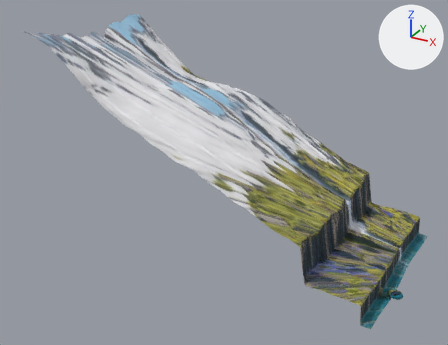
Renders of the glTF model src/assets/painted/cliffs.glb from each side of a commit.
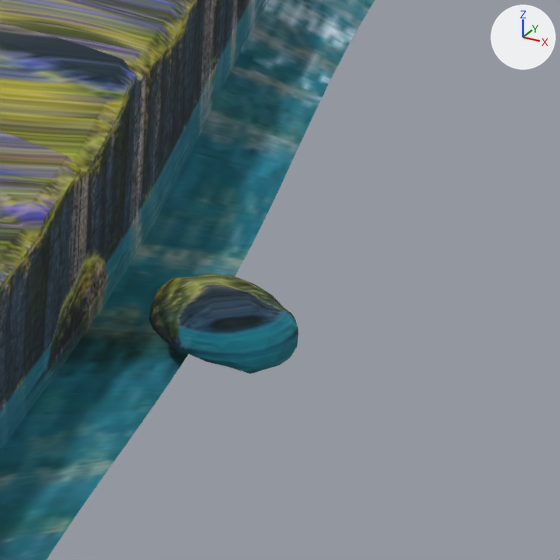
Old and new are each drawn whole from a 50 mm camera at (43.0, -281.0, 211.0) aimed at (-138.0, 48.0, 47.0) and again close up on the part from 83% to 96% of the width and 76% to 93% of the height. Arrows for +X, +Y and +Z are at upper right; the lights stay in place. The first two pictures are the older version. Where no turn or scale is listed for an object, it has been applied to the vertices. Vertices at exactly the same position are counted once.

The first close-up shows 'Bank', 'PuffinRock'.
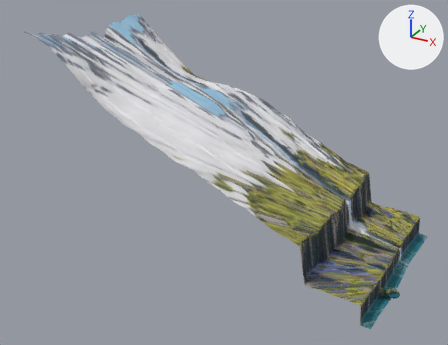
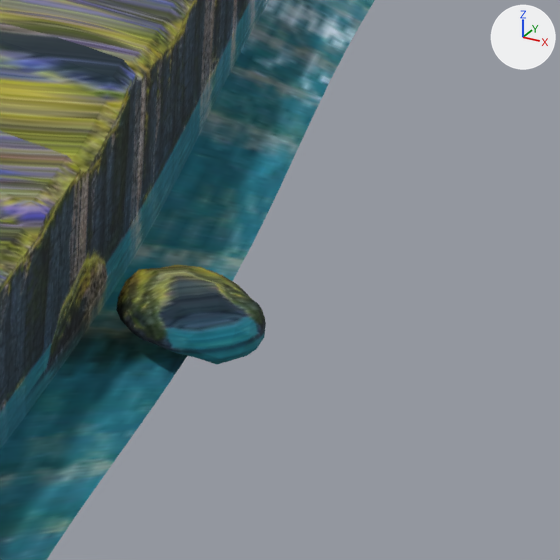
The newer file is also turned or shifted as a whole; pictures and numbers use the older file's frame.

Pixel boxes [x1, y1, x2, y2] of what changed, in the close-ups (560 x 560 px):
'PuffinRock', moved
    before: [149, 274, 299, 374]
    after: [116, 265, 266, 364]

What the commit changed:
me_puffinrock has 162 vertices, 320 faces and spans x -4.5..4.5, y -3.5..3.5, z -2.36..2.36.
me_puffinrock is used by ob_puffinrock; location (-16.23, 34.0, 0.29).
me_puffinrock part 1: texture (UV) coordinates of 320 of 320 faces, centred in x -4.37..4.37, y -3.39..3.39, z -2.28..2.34, changed; they spanned u 0.21..0.29, v 0.06..0.21 and now span u 0.22..0.3, v 0.08..0.22.
Object 'PuffinRock' (ob_puffinrock) moves from (-16.23, 34.0, 0.29) to (-18.23, 34.0, 0.29).
